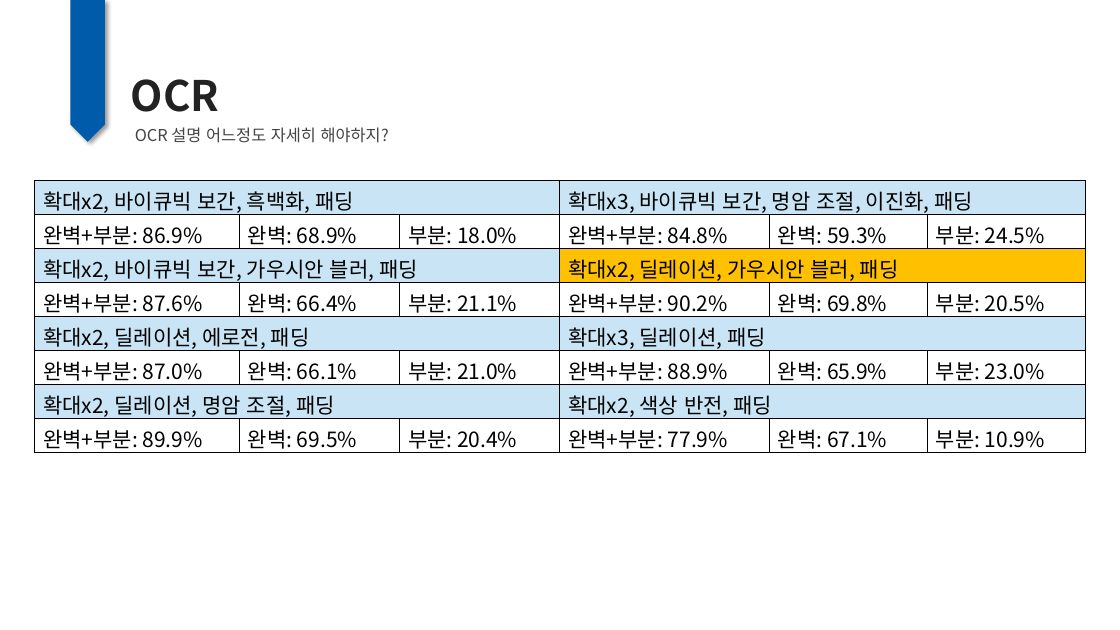
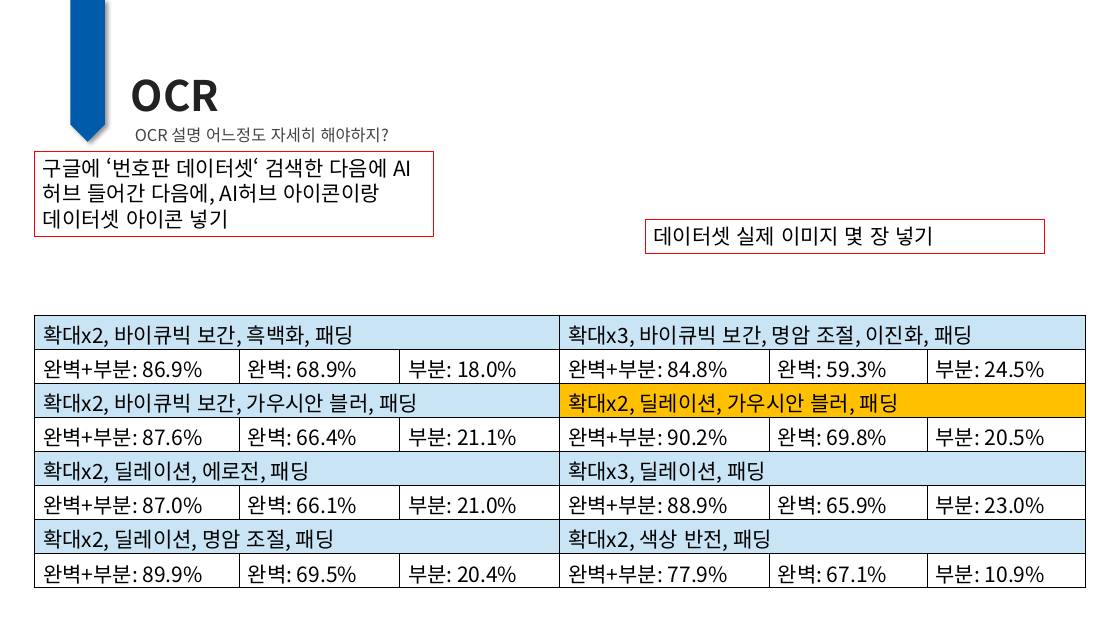
Before and after one commit to DongHyun0521/MBC_middle_project, a slide deck: slide 12 of etc/middle_ppt.pptx. Drawn at 1120x630 pixels with LibreOffice and Linux fonts; fonts in the diff are those of the drawing. Boxes give left, top, right and bottom in pixels: in the first picture for what was removed or moved away, otherwise in the second. Text is boxed around its words. In the diff, an @@ line names an element or a change of style, - is before the commit and + after.

```diff
--- a/etc/middle_ppt.pptx
+++ b/etc/middle_ppt.pptx
@@ rectangle added at <box>34,151,434,236</box>, outline #FF0000 0.75 pt, 18 pt, text #000000 @@
+구글에 ‘번호판 데이터셋‘ 검색한 다음에 AI허브 들어간 다음에, AI허브 아이콘이랑 데이터셋 아이콘 넣기
@@ rectangle added at <box>645,219,1044,253</box>, outline #FF0000 0.75 pt, 18 pt, text #000000 @@
+데이터셋 실제 이미지 몇 장 넣기
@@ table: place and size @@
-table at <box>34,181,1086,453</box>
+table at <box>34,315,1086,588</box>
```
Also in this commit, not shown: 4 other slides changed, 1 other file.
